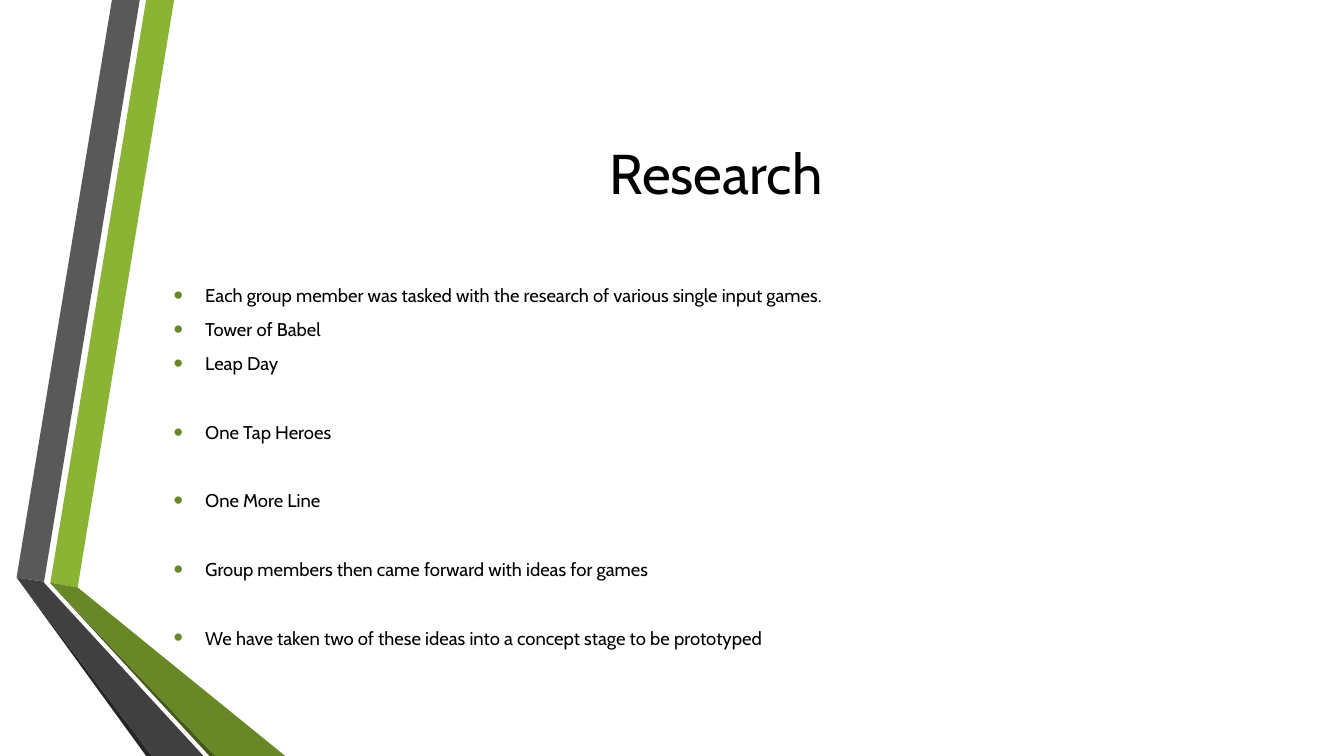
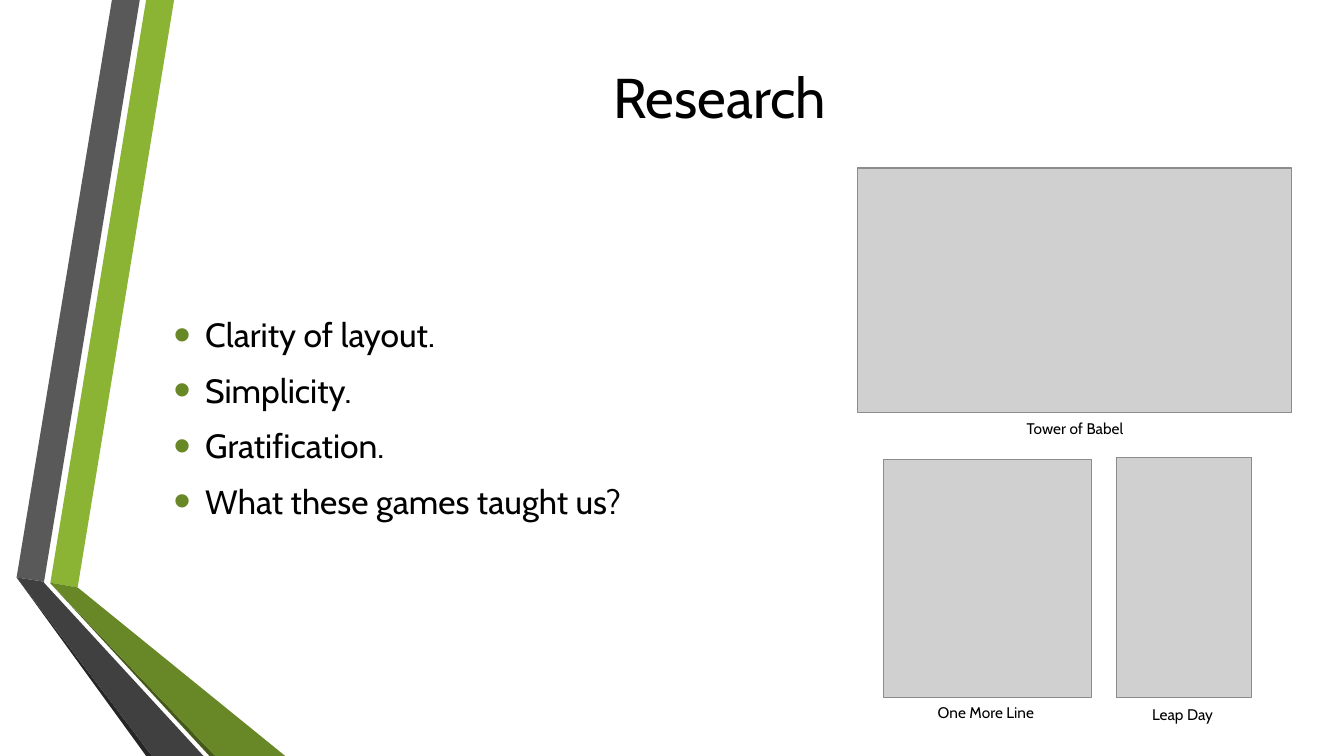
Before and after one commit to UoSGroupProjects1718/mgp-mpg-group-5, a slide deck: slide 3 of Management/Presentations/Initial presentation.pptx. Drawn at 1344x756 pixels with LibreOffice and Linux fonts; fonts in the diff are those of the drawing; grey boxes stand for pictures; background and template pictures are left out. Boxes give left, top, right and bottom in pixels: in the first picture for what was removed or moved away, otherwise in the second. Text is boxed around its words. In the diff, an @@ line names an element or a change of style, - is before the commit and + after.

Commit message:
Updated the presentation.

```diff
--- a/Management/Presentations/Initial presentation.pptx
+++ b/Management/Presentations/Initial presentation.pptx
@@ title "Research": place and size @@
-title "Research" at (609,152,822,195)
+title "Research" at (613,76,826,119)
@@ picture added at (858,168,1293,412) @@
@@ text at (205,321,621,522): text changed; size 13.2 to 24 pt @@
-• Each group member was tasked with the research of various single input games.
-• Tower of Babel
-• Leap Day
-• One Tap Heroes
-• One More Line
-• Group members then came forward with ideas for games
-• We have taken two of these ideas into a concept stage to be prototyped
+• Clarity of layout.
+• Simplicity.
+• Gratification.
+• What these games taught us?
@@ text added at (1027,422,1124,434), 11 pt, text #000000 @@
+Tower of Babel
@@ picture added at (883,459,1091,698) @@
@@ picture added at (1117,458,1252,698) @@
@@ text added at (938,707,1034,718), 11 pt, text #000000 @@
+One More Line
@@ text added at (1152,709,1213,724), 11 pt, text #000000 @@
+Leap Day
```
Also in this commit, not shown: 4 other slides changed, 4 slides added, 3 slides removed.
